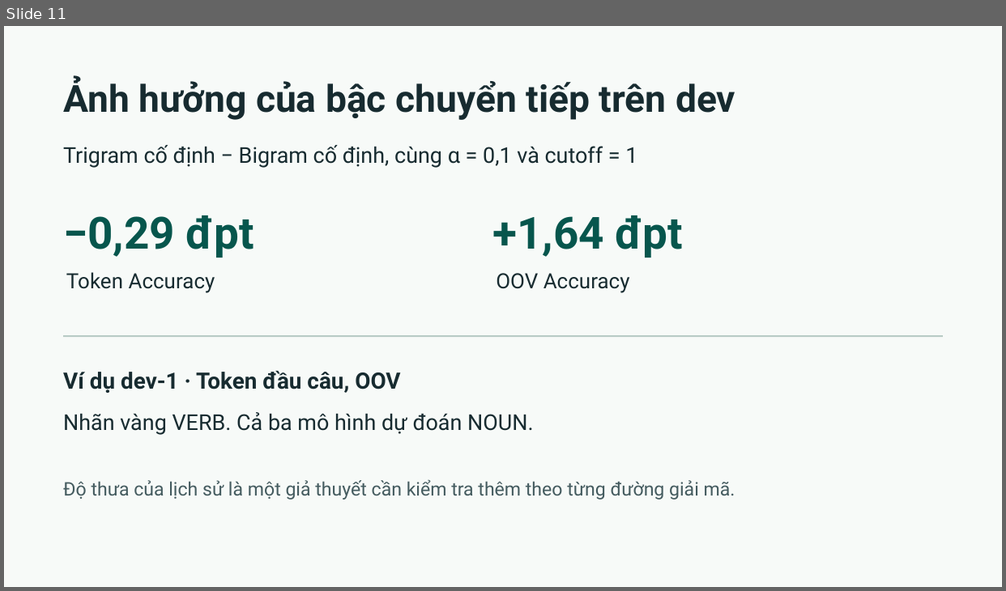
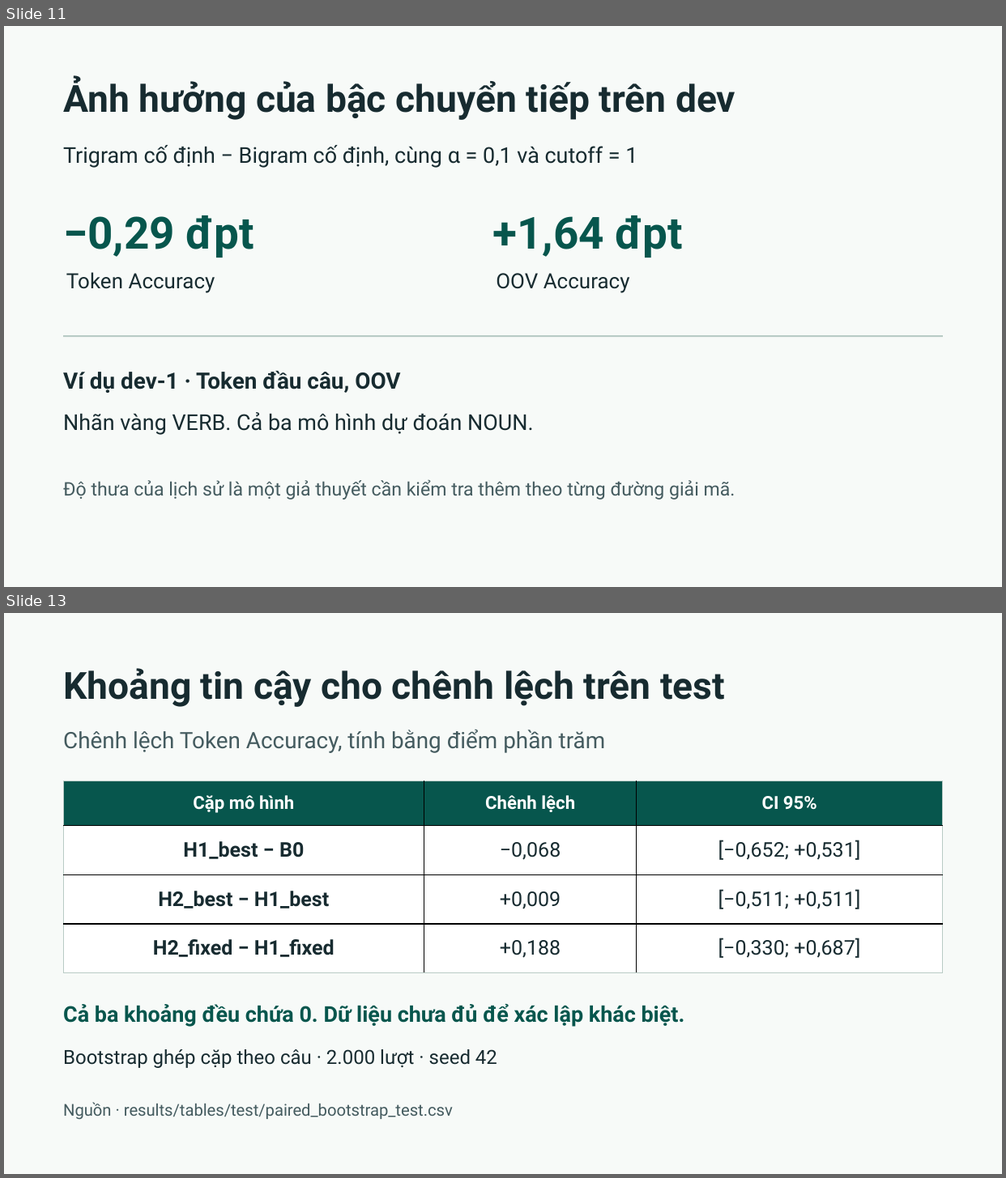
Before and after one commit to PhamHoagn/Vietnamese-POS-Tagging-HMM, a slide deck: slides/NLP_POS_NHOM.pptx. Shown one above the other, each under a label of ours: slide 11 before the commit, slides 11 and 13 after it; the slides between them are not shown. The pictures are 1006x591 and 1006x1178 pixels, drawn with LibreOffice and Linux fonts; fonts in the diff are those of the drawing. Boxes give left, top, right and bottom in pixels: in the first picture for what was removed or moved away, otherwise in the second. Text is boxed around its words. In the diff, an @@ line names an element or a change of style, - is before the commit and + after.

Commit message:
Chốt slide và hướng dẫn tái lập kết quả Test

```diff
--- a/slides/NLP_POS_NHOM.pptx
+++ b/slides/NLP_POS_NHOM.pptx
@@ slide 13 added at [4, 613, 1002, 1174], background #F7FAF8 @@
@@ text added at [63, 668, 725, 707], 36 pt, text #172B30, bold @@
+Khoảng tin cậy cho chênh lệch trên test
@@ text added at [63, 729, 606, 753], 21.8 pt, text #445B5F @@
+Chênh lệch Token Accuracy, tính bằng điểm phần trăm
@@ table added at [63, 781, 942, 973], 4 rows, 3 columns @@
+Cặp mô hình | Chênh lệch | CI 95%
+H1_best − B0 | −0,068 | [−0,652; +0,531]
+H2_best − H1_best | +0,009 | [−0,511; +0,511]
+H2_fixed − H1_fixed | +0,188 | [−0,330; +0,687]
@@ text added at [63, 1003, 685, 1027], 21 pt, text #07564D, bold @@
+Cả ba khoảng đều chứa 0. Dữ liệu chưa đủ để xác lập khác biệt.
@@ text added at [63, 1050, 497, 1068], 18.8 pt, text #172B30 @@
+Bootstrap ghép cặp theo câu · 2.000 lượt · seed 42
@@ text added at [63, 1102, 453, 1119], 15.8 pt, text #445B5F @@
+Nguồn · results/tables/test/paired_bootstrap_test.csv
```
Also in this commit, not shown: 2 other slides added, 1 slide removed, 4 other files.
